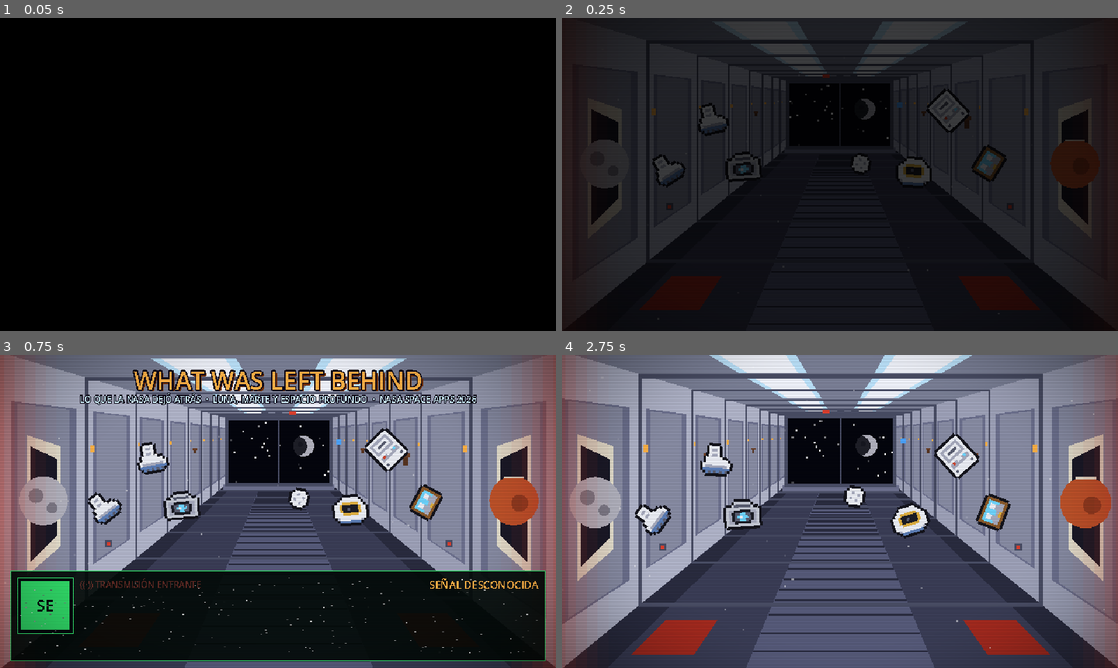
Above: before the commit, frames 1-4 (two rows, left to right).
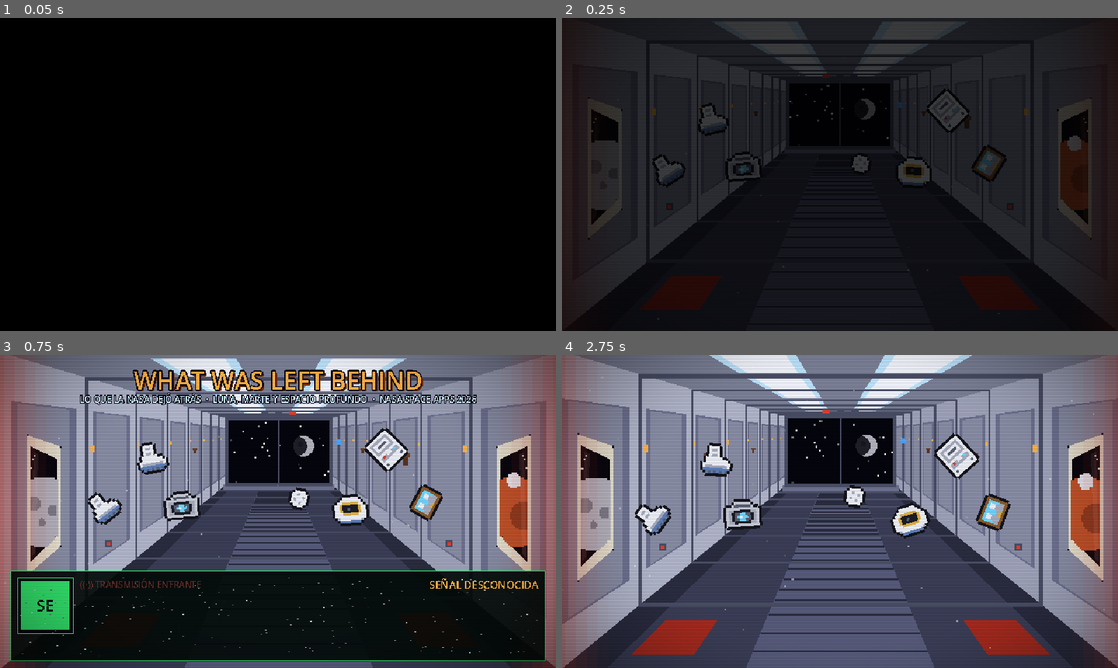
Above: after the commit, the same moments.

Repository: Rebeca-J-S/SpaceApps2026-VideojuegoNarrativo
Game: Godot game, scene res://scenes/ui/intro_screen.tscn
Same seed, same stepped clock (60 frames per second), same inputs: the game is played once before the commit and once after it.
Inputs (mouse positions are in pixels of both pictures, inside the frame that each line leads up to):
- Up to frame 1 (0.05 s): no input
- Up to frame 2 (0.25 s): no input
- Up to frame 3 (0.75 s): tap Enter (ui_accept) at 0.5 s; move the mouse to (400, 495) at 0.52 s; hold D (rotate_right) from 0.53 s (still down); tap Space at 0.6 s; click (400, 495) at 0.67 s
- Up to frame 4 (2.75 s): tap Enter (ui_accept) at 0.77, 1.52, 2 s; move the mouse to (728, 527) at 1.27 s; release D (rotate_right) at 1.28 s; hold S (move_down) 1.28-2.03 s; tap 1 at 1.35 s; move the mouse to (895, 442) at 2.02 s; hold D (rotate_right) from 2.03 s (still down); tap C at 2.1 s

Frame 1 is identical in both runs. In frame 2, 1.0% of the frame differs, in the area x 4-96%, y 25-71%; in frame 3, 1.9%; in frame 4, 2.0%, in the area x 1-99%, y 24-73%.

Commit message:
cambio de la luna y marte en el menu principal

Diff:
--- a/scripts/fx/ship_corridor.gd
+++ b/scripts/fx/ship_corridor.gd
@@ -265,24 +265,65 @@
 			draw_rect(Rect2(ex - 1, ey + 1, 2, 2), C_RED)
 
 
+## Ventanilla de la pared: se ve el espacio y la Luna o Marte AFUERA, recortados por el marco
+## (antes era un disco plano pintado encima del panel y parecía flotar dentro del pasillo).
 func _draw_poster(tl: Vector2, tr: Vector2, br: Vector2, bl: Vector2, is_moon: bool) -> void:
-	# Esquinas del cartel, encogidas hacia el centro del panel (orden: tl, tr, br, bl).
+	# Esquinas del marco, encogidas hacia el centro del panel (orden: tl, tr, br, bl).
 	var p_tl := tl.lerp(br, 0.18)
 	var p_br := tl.lerp(br, 0.82)
 	var p_tr := tr.lerp(bl, 0.18)
 	var p_bl := tr.lerp(bl, 0.82)
 	_quad(p_tl, p_tr, p_br, p_bl, C_POSTER)
-	_quad(p_tl.lerp(p_br, 0.1), p_tr.lerp(p_bl, 0.1), p_br.lerp(p_tl, 0.1), p_bl.lerp(p_tr, 0.1), C_POSTER_BG)
-	var center := (p_tl + p_tr + p_bl + p_br) * 0.25
-	var radius := maxf(3.0, absf(p_br.y - p_tl.y) * 0.22)
+	# Cristal: el interior de la ventanilla.
+	var q_tl := p_tl.lerp(p_br, 0.1)
+	var q_tr := p_tr.lerp(p_bl, 0.1)
+	var q_br := p_br.lerp(p_tl, 0.1)
+	var q_bl := p_bl.lerp(p_tr, 0.1)
+	_quad(q_tl, q_tr, q_br, q_bl, C_WINDOW)
+	var h_avg := ((q_bl.y - q_tl.y) + (q_br.y - q_tr.y)) * 0.5
+	var center := (q_tl + q_tr + q_br + q_bl) * 0.25 + Vector2(0.0, h_avg * 0.12)
+	var radius := h_avg * 0.36   # más chico que la ventanilla: se ve el espacio alrededor y el borde del planeta
+	# Estrellas (solo las que quedan fuera del planeta).
+	for k in 9:
+		var u := fposmod(0.17 + k * 0.618, 1.0)
+		var v := fposmod(0.08 + k * 0.382, 1.0) * 0.8
+		var sp := q_tl.lerp(q_tr, u).lerp(q_bl.lerp(q_br, u), v)
+		if sp.distance_to(center) > radius + 1.0:
+			draw_rect(Rect2(floorf(sp.x), floorf(sp.y), 1, 1), Color(1, 1, 1, 0.85))
+	# Planeta recortado por la ventanilla.
 	if is_moon:
-		draw_circle(center, radius, C_MOON)
-		draw_circle(center + Vector2(-radius * 0.3, -radius * 0.2), radius * 0.3, C_MOON_DARK)
-		draw_circle(center + Vector2(radius * 0.35, radius * 0.3), radius * 0.22, C_MOON_DARK)
+		_clipped_disc(center, radius, C_MOON, q_tl, q_tr, q_br, q_bl)
+		_clipped_disc(center + Vector2(-radius * 0.3, -radius * 0.25), radius * 0.2, C_MOON_DARK, q_tl, q_tr, q_br, q_bl)
+		_clipped_disc(center + Vector2(radius * 0.25, -radius * 0.05), radius * 0.14, C_MOON_DARK, q_tl, q_tr, q_br, q_bl)
+		_clipped_disc(center + Vector2(-radius * 0.05, radius * 0.3), radius * 0.1, C_MOON_DARK, q_tl, q_tr, q_br, q_bl)
 	else:
-		draw_circle(center, radius, C_MARS)
-		draw_circle(center + Vector2(radius * 0.25, radius * 0.1), radius * 0.35, C_MARS_DARK)
-		draw_rect(Rect2(center.x - radius * 0.4, center.y - radius, radius * 0.8, 1), C_POSTER)  # Casquete polar.
+		_clipped_disc(center, radius, C_MARS, q_tl, q_tr, q_br, q_bl)
+		_clipped_disc(center + Vector2(radius * 0.28, radius * 0.1), radius * 0.38, C_MARS_DARK, q_tl, q_tr, q_br, q_bl)
+		_clipped_disc(center + Vector2(0.0, -radius * 0.92), radius * 0.2, Color("#e8e8f0"), q_tl, q_tr, q_br, q_bl)   # casquete polar
+	# Reflejo del cristal y remaches del marco.
+	_quad(q_tl.lerp(q_tr, 0.12).lerp(q_bl.lerp(q_br, 0.12), 0.04), q_tl.lerp(q_tr, 0.3).lerp(q_bl.lerp(q_br, 0.3), 0.04),
+		q_tl.lerp(q_tr, 0.18).lerp(q_bl.lerp(q_br, 0.18), 0.96), q_tl.lerp(q_tr, 0.02).lerp(q_bl.lerp(q_br, 0.02), 0.96), Color(1, 1, 1, 0.08))
+	for corner in [p_tl, p_tr, p_br, p_bl]:
+		draw_rect(Rect2(floorf(corner.x) - 0.0, floorf(corner.y), 1, 1), C_POSTER_BG)
+
+
+## Disco recortado dentro del cuadrilátero de la ventanilla (los lados izquierdo y derecho son verticales).
+func _clipped_disc(center: Vector2, radius: float, col: Color, q_tl: Vector2, q_tr: Vector2, q_br: Vector2, q_bl: Vector2) -> void:
+	var x_lo := int(floor(minf(minf(q_tl.x, q_tr.x), minf(q_br.x, q_bl.x))))
+	var x_hi := int(ceil(maxf(maxf(q_tl.x, q_tr.x), maxf(q_br.x, q_bl.x))))
+	var span := q_tr.x - q_tl.x
+	if absf(span) < 0.001:
+		return
+	for x in range(x_lo, x_hi):
+		var t := clampf((float(x) + 0.5 - q_tl.x) / span, 0.0, 1.0)
+		var dx := float(x) + 0.5 - center.x
+		if absf(dx) >= radius:
+			continue
+		var half := sqrt(radius * radius - dx * dx)
+		var y0 := maxf(lerpf(q_tl.y, q_tr.y, t), center.y - half)
+		var y1 := minf(lerpf(q_bl.y, q_br.y, t), center.y + half)
+		if y1 > y0:
+			draw_rect(Rect2(float(x), floorf(y0), 1.0, ceilf(y1) - floorf(y0)), col)
 
 
 # =========================================================================
